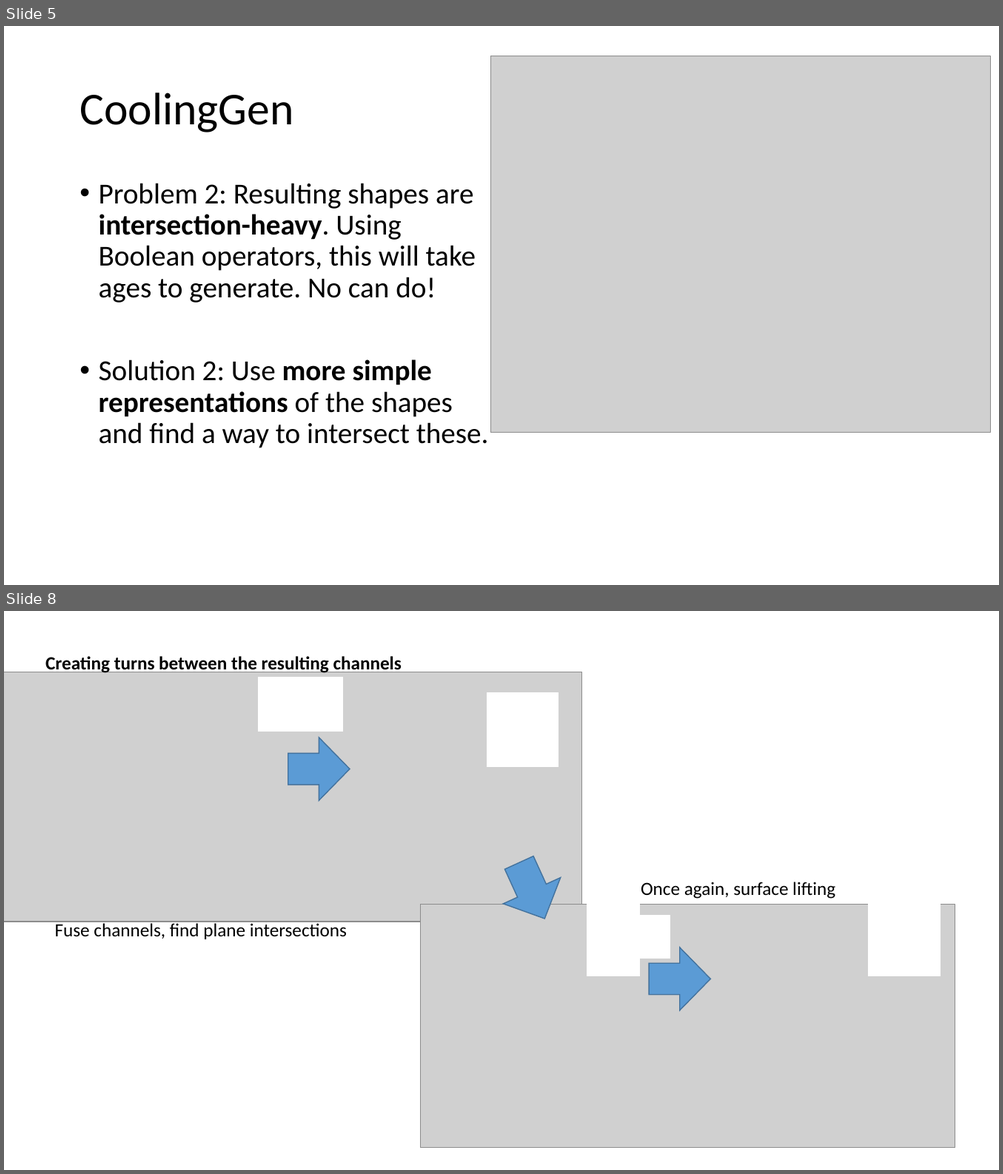
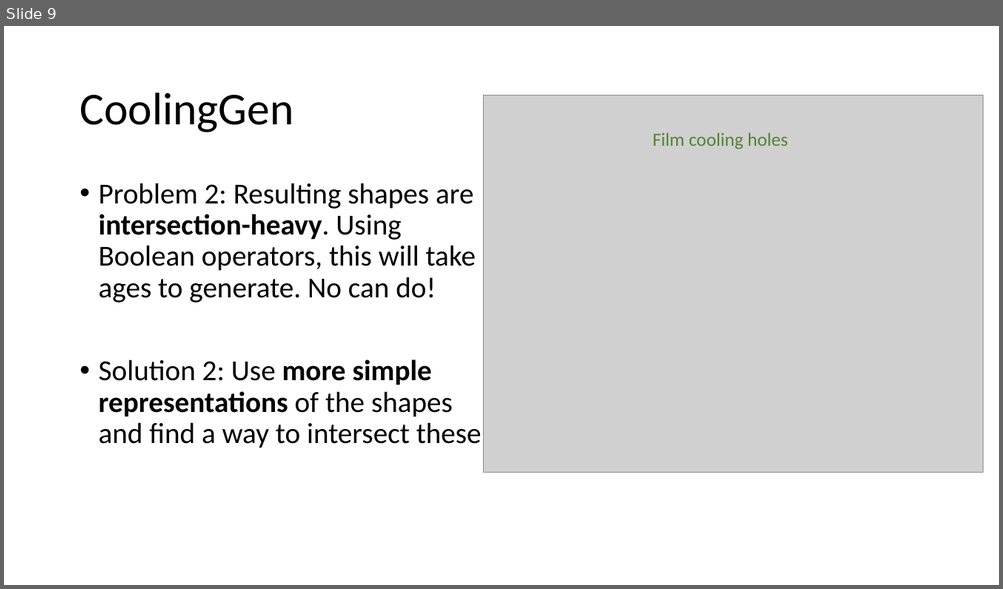
Before and after one commit to boolean-julian/coolinggen_thesis, a slide deck: julianlueken.pptx. Shown one above the other, each under a label of ours: slides 5 and 8 before the commit, slide 9 after it; the slides between them are not shown. The pictures are 1003x1174 and 1003x589 pixels, drawn with LibreOffice and Linux fonts; fonts in the diff are those of the drawing; grey boxes stand for pictures. Boxes give left, top, right and bottom in pixels: in the first picture for what was removed or moved away, otherwise in the second. Text is boxed around its words. In the diff, an @@ line names an element or a change of style, - is before the commit and + after.

```diff
--- a/julianlueken.pptx
+++ b/julianlueken.pptx
@@ slide 8 removed at [4,611,999,1170], background #FFFFFF @@
@@ picture removed at [4,672,581,922] @@
@@ text removed at [45,656,401,674] @@
-Creating turns between the resulting channels
@@ rectangle removed at [259,678,343,731] @@
@@ rectangle removed at [486,693,558,767] @@
@@ up arrow removed at [288,738,350,801] @@
@@ up arrow removed at [490,850,573,932] @@
@@ rectangle removed at [587,874,640,976] @@
@@ text removed at [640,882,835,899] @@
-Once again, surface lifting
@@ text removed at [55,921,347,940] @@
-Fuse channels, find plane intersections
@@ picture removed at [421,905,956,1148] @@
@@ rectangle removed at [628,916,669,959] @@
@@ rectangle removed at [869,903,939,977] @@
@@ up arrow removed at [649,948,710,1011] @@
@@ what was slide 5 is now slide 9 @@
@@ slide 9 changed as well @@
@@ picture: place and size @@
-picture at [490,56,990,432]
+picture at [484,96,984,472]
@@ text added at [652,133,788,150], 18 pt, text #548235 @@
+Film cooling holes
```
Also in this commit, not shown: 12 other slides changed, 6 slides added, 4 other slides removed.
